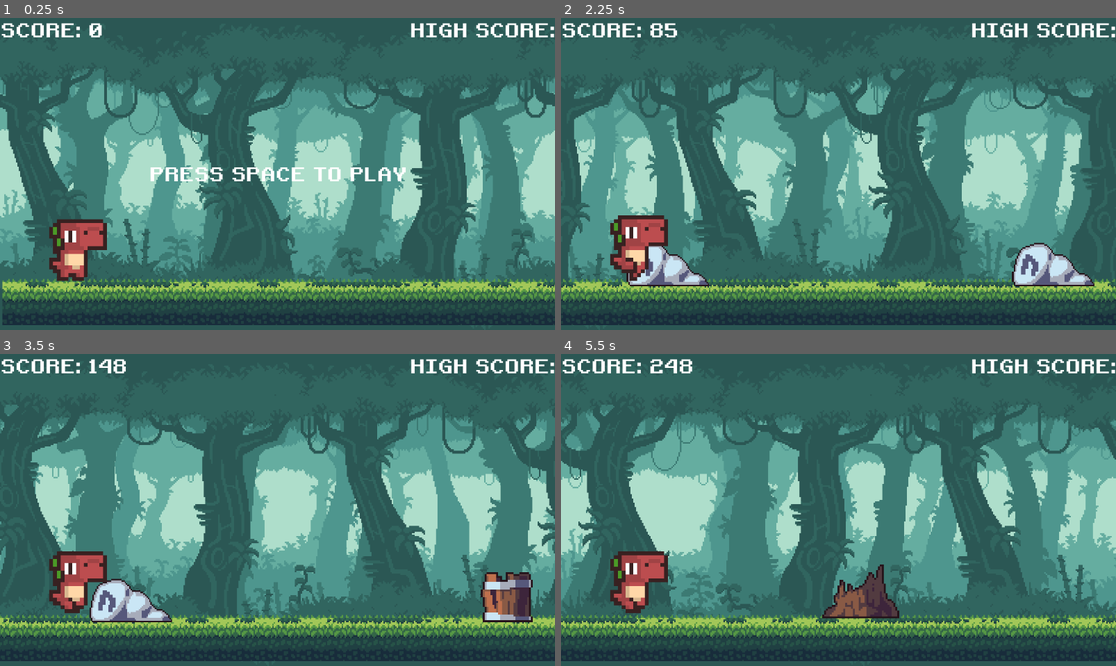
Above: before the commit, frames 1-4 (two rows, left to right).
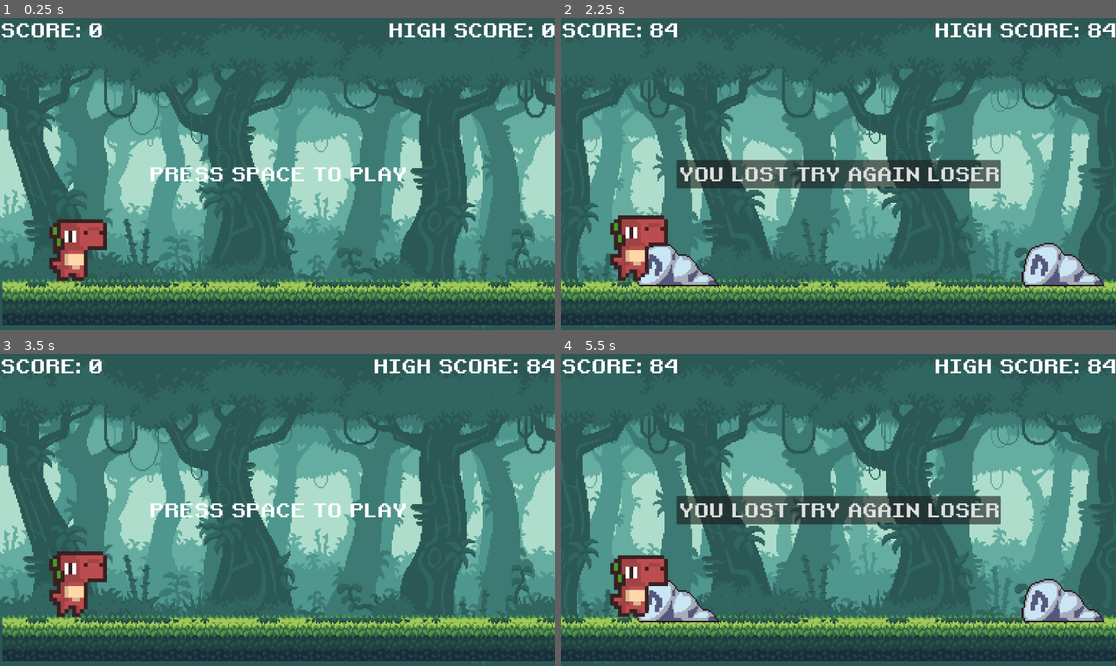
Above: after the commit, the same moments.

Repository: lerish830-arch/natikfem
Game: Godot game, scene res://scenes/main.tscn
Two runs of this game, one before a commit and one after it. Both use one fixed random seed, a clock stepped at 60 frames per second and the inputs below.
Inputs (mouse positions are in pixels of both pictures, inside the frame that each line leads up to):
- Up to frame 1 (0.25 s): no input
- Up to frame 2 (2.25 s): tap Space at 0.5 s; move the mouse to (960, 158) at 0.52 s; hold Right 0.53-2.03 s; tap Alt at 0.6, 2.1 s; click (960, 158) at 0.67 s; tap Enter (ui_accept) at 0.77, 1.52 s; move the mouse to (727, 189) at 1.27 s; tap Shift at 1.35 s; move the mouse to (894, 105) at 2.02 s; hold Left from 2.03 s (still down)
- Up to frame 3 (3.5 s): release Left at 2.75 s; click (277, 510) at 2.75 s, where only the run after the commit has a clickable "YOU LOST TRY AGAIN LOSER"
- Up to frame 4 (5.5 s): tap Space at 3.5 s; move the mouse to (810, 572) at 3.52 s; hold Right 3.53-5.03 s; tap Shift at 3.6, 5.1 s; click (810, 572) at 3.67 s; tap Enter (ui_accept) at 3.77, 4.52, 5.27 s; move the mouse to (1005, 556) at 4.27 s; tap Alt at 4.35 s; move the mouse to (672, 463) at 5.02 s; hold Left from 5.03 s (still down)

The runs differ from the first frame. In frame 1, 0.8% of the frame differs, in the area x 70-100%, y 1-7%; in frame 2, 26%; in frame 3, 38%; in frame 4, 50%, in the area x 0-100%, y 1-92%.

Commit message:
finished all the basic parts
i finsihed alll the basics set up the collisions and set up the restart part of the game made the high score work now im planning to let alll my imaginations take place and im planning to make some changes

Diff:
--- /dev/null
+++ b/canvas_layer.tscn
@@ -0,0 +1,21 @@
+[gd_scene format=3 uid="uid://dvpkk84in4qyx"]
+
+[ext_resource type="FontFile" uid="uid://6vbhr1w27qe2" path="res://assets/assets/fonts/retro.ttf" id="1_v2lfg"]
+
+[node name="CanvasLayer" type="CanvasLayer" unique_id=869097292]
+
+[node name="Button" type="Button" parent="." unique_id=1871119749]
+anchors_preset = 8
+anchor_left = 0.5
+anchor_top = 0.5
+anchor_right = 0.5
+anchor_bottom = 0.5
+offset_left = -137.0
+offset_top = -27.5
+offset_right = 137.0
+offset_bottom = 27.5
+grow_horizontal = 2
+grow_vertical = 2
+theme_override_fonts/font = ExtResource("1_v2lfg")
+theme_override_font_sizes/font_size = 40
+text = "YOU LOST TRY AGAIN LOSER"
--- a/scenes/main.gd
+++ b/scenes/main.gd
@@ -1,3 +1,5 @@
+
+
 extends Node
 
 var stump_scene = preload("res://scenes/stump.tscn")
@@ -16,6 +18,7 @@
 
 var score : int
 const SCORE_MODIFIER : int = 12
+var high_score : int = 0
 var speed : float
 
 const START_SPEED : float = 10.0
@@ -25,11 +28,13 @@
 var screen_size : Vector2i
 var ground_height : int
 var game_running : bool
+var game_over_state : bool = false
 var last_obs
 
 func _ready() -> void:
 	screen_size = get_window().size
 	ground_height = $ground.get_node("Sprite2D").texture.get_height()
+	$CanvasLayer.get_node("Button").pressed.connect(new_game)
 	new_game()
 
 func new_game():
@@ -37,13 +42,18 @@
 	show_score()
 	speed = START_SPEED
 	game_running = false
+	game_over_state = false
 	difficulty = 0
 
 	$Dino.position = DINO_START_POS
 	$Dino.velocity = Vector2i(0, 0)
 	$Camera2D.position = CAM_START_POS
 	$ground.position = Vector2i(0, 0)
+
 	$HUD.get_node("startlabel").show()
+	$HUD.get_node("HighScore").text = "HIGH SCORE: " + str(int(high_score / SCORE_MODIFIER))
+
+	$CanvasLayer.hide()
 
 func _process(_delta: float) -> void:
 	if game_running:
@@ -64,11 +74,11 @@
 		if $Camera2D.position.x - $ground.position.x > screen_size.x * 1.5:
 			$ground.position.x += screen_size.x
 
-
 		for obs in obstacles:
 			if obs.position.x < ($Camera2D.position.x - screen_size.x):
 				remove_obs(obs)
-	else:
+
+	elif not game_over_state:
 		if Input.is_action_pressed("ui_accept"):
 			game_running = true
 			$HUD.get_node("startlabel").hide()
@@ -82,25 +92,48 @@
 			var obs = obs_type.instantiate()
 			var obs_height = obs.get_node("Sprite2D").texture.get_height()
 			var obs_scale = obs.get_node("Sprite2D").scale
-			var obs_x : int = screen_size.x + score + 100 + (i * 100)
-			var obs_y : int = screen_size.y - ground_height - (obs_height * obs_scale.y / 2) + 5
+
+			var obs_x := int(screen_size.x + score + 100 + (i * 100))
+			var obs_y := int(screen_size.y - ground_height - (obs_height * obs_scale.y / 2.0) + 5)
 
 			last_obs = obs
 			add_obs(obs, obs_x, obs_y)
 
 func add_obs(obs, x, y):
 	obs.position = Vector2i(x, y)
+	obs.body_entered.connect(hit_obs)
 	add_child(obs)
 	obstacles.append(obs)
+
 func remove_obs(obs):
 	obs.queue_free()
-	obstacles .erase(obs)
+	obstacles.erase(obs)
+
+func hit_obs(body):
+	if body.name == "Dino":
+		game_over()
 
 func show_score():
-	$HUD.get_node("Scorelabel").text = "SCORE: " + str(score / SCORE_MODIFIER)
+	$HUD.get_node("Scorelabel").text = "SCORE: " + str(int(score / SCORE_MODIFIER))
+
+func check_high_score():
+	if score > high_score:
+		high_score = score
+
+	$HUD.get_node("HighScore").text = "HIGH SCORE: " + str(int(high_score / SCORE_MODIFIER))
 
 func adjust_difficulty():
-	difficulty = int(score / SPEED_MODIFIER)
+	difficulty = int(score / float(SPEED_MODIFIER))
 
 	if difficulty > MAX_DIFFICULTY:
 		difficulty = MAX_DIFFICULTY
+
+func game_over():
+	game_running = false
+	game_over_state = true
+	speed = 0
+
+	check_high_score()
+
+	print("Game Over")
+	$CanvasLayer.show()
--- a/scenes/main.tscn
+++ b/scenes/main.tscn
@@ -5,6 +5,7 @@
 [ext_resource type="PackedScene" uid="uid://tqspfgooxsmu" path="res://scenes/ground.tscn" id="2_jyhfs"]
 [ext_resource type="PackedScene" uid="uid://cng8bnjmecpyn" path="res://scenes/dino.tscn" id="3_tbgi4"]
 [ext_resource type="PackedScene" uid="uid://dt15jdqt7wn7o" path="res://scenes/hud.tscn" id="5_tbgi4"]
+[ext_resource type="PackedScene" uid="uid://dvpkk84in4qyx" path="res://canvas_layer.tscn" id="6_tefeu"]
 
 [node name="main" type="Node" unique_id=1358619478]
 script = ExtResource("1_jyhfs")
@@ -20,3 +21,5 @@
 position = Vector2(576, 324)
 
 [node name="HUD" parent="." unique_id=1976604170 instance=ExtResource("5_tbgi4")]
+
+[node name="CanvasLayer" parent="." unique_id=869097292 instance=ExtResource("6_tefeu")]
